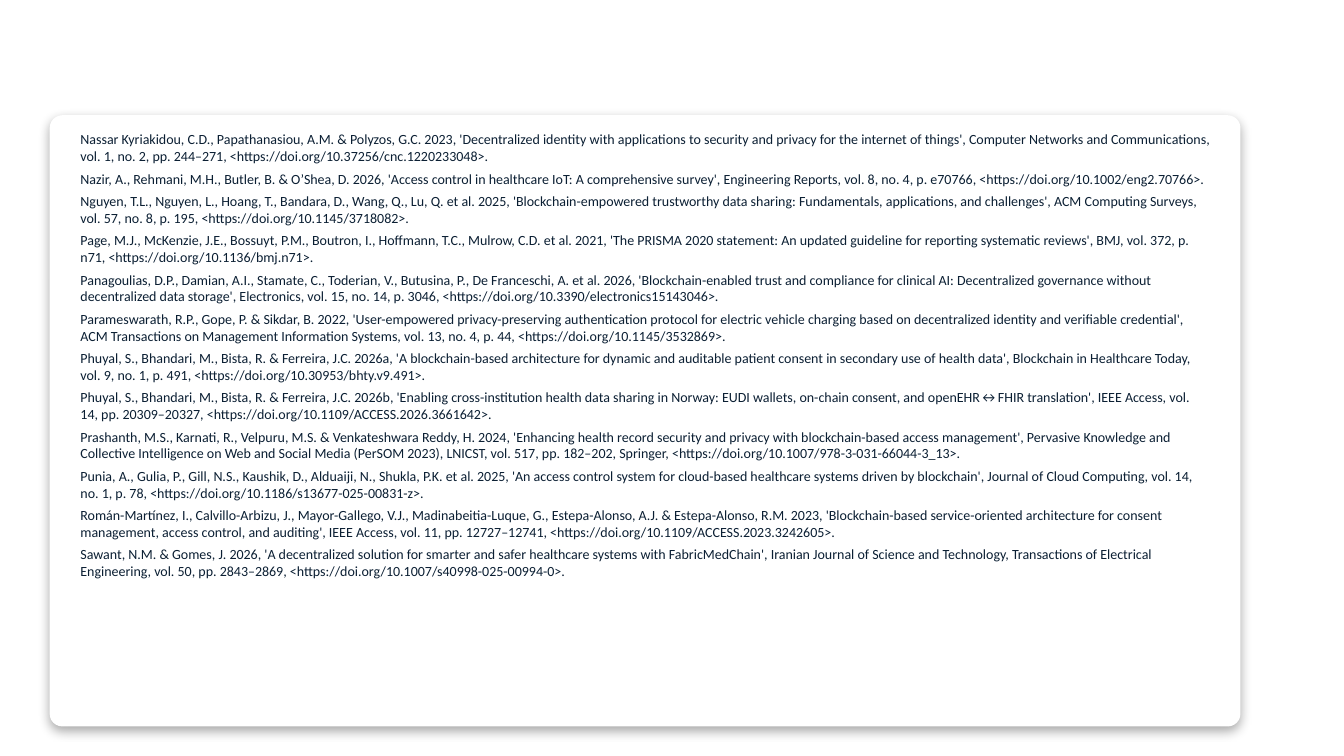
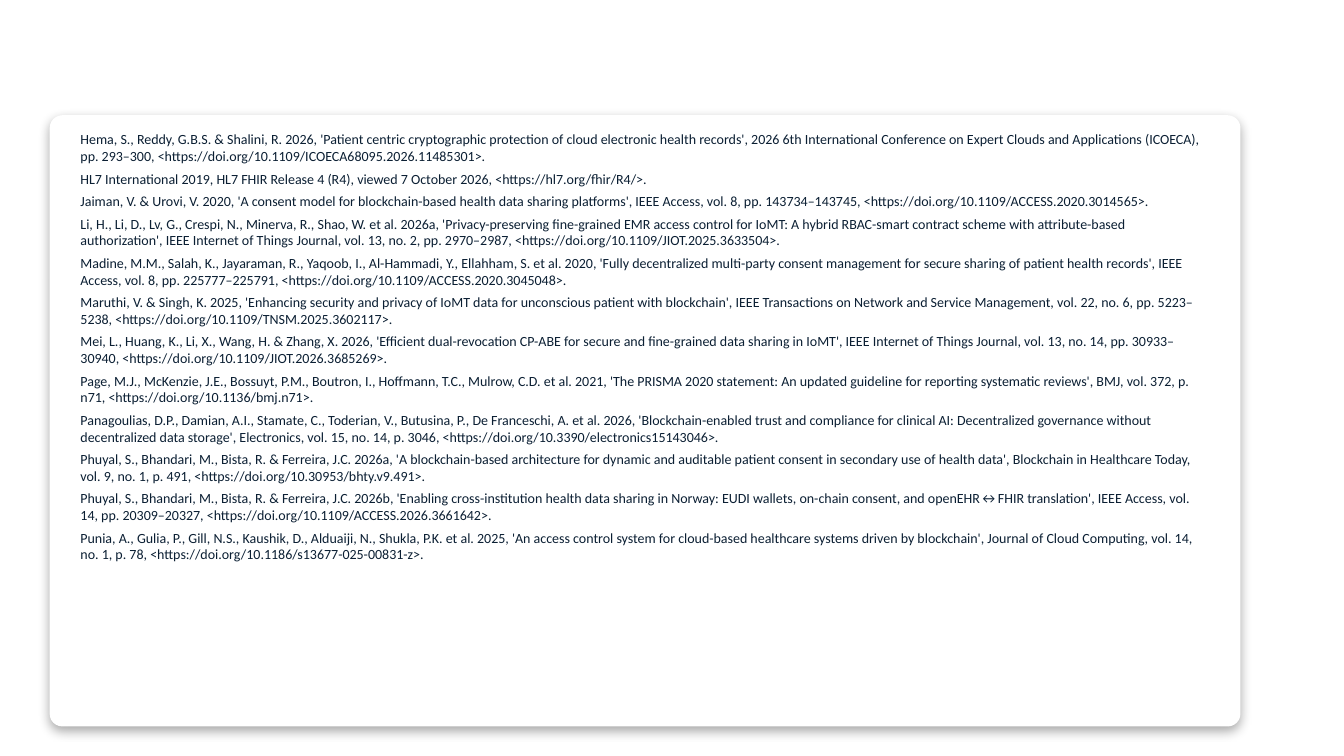
Before and after one commit to yasir12345678900/HealthRWA-Sepolia-Personal-try, a slide deck: slide 40 of docs/Yasir_Candidature_Reassessment_Slides_Simple_YELLOW_changes.pptx (slide 44 before the commit). Drawn at 1344x756 pixels with LibreOffice and Linux fonts; fonts in the diff are those of the drawing; background and template pictures are left out. Boxes give left, top, right and bottom in pixels: in the first picture for what was removed or moved away, otherwise in the second. Text is boxed around its words. In the diff, an @@ line names an element or a change of style, - is before the commit and + after.

```diff
--- a/docs/Yasir_Candidature_Reassessment_Slides_Simple_YELLOW_changes.pptx
+++ b/docs/Yasir_Candidature_Reassessment_Slides_Simple_YELLOW_changes.pptx
@@ text at (80,134,1199,366): text changed @@
-Nassar Kyriakidou, C.D., Papathanasiou, A.M. & Polyzos, G.C. 2023, 'Decentralized identity with applications to security and privacy for the internet of things', Computer Networks and Communications, vol. 1, no. 2, pp. 244–271, <https://doi.org/10.37256/cnc.1220233048>.
-Nazir, A., Rehmani, M.H., Butler, B. & O’Shea, D. 2026, 'Access control in healthcare IoT: A comprehensive survey', Engineering Reports, vol. 8, no. 4, p. e70766, <https://doi.org/10.1002/eng2.70766>.
-Nguyen, T.L., Nguyen, L., Hoang, T., Bandara, D., Wang, Q., Lu, Q. et al. 2025, 'Blockchain-empowered trustworthy data sharing: Fundamentals, applications, and challenges', ACM Computing Surveys, vol. 57, no. 8, p. 195, <https://doi.org/10.1145/3718082>.
+Hema, S., Reddy, G.B.S. & Shalini, R. 2026, 'Patient centric cryptographic protection of cloud electronic health records', 2026 6th International Conference on Expert Clouds and Applications (ICOECA), pp. 293–300, <https://doi.org/10.1109/ICOECA68095.2026.11485301>.
+HL7 International 2019, HL7 FHIR Release 4 (R4), viewed 7 October 2026, <https://hl7.org/fhir/R4/>.
+Jaiman, V. & Urovi, V. 2020, 'A consent model for blockchain-based health data sharing platforms', IEEE Access, vol. 8, pp. 143734–143745, <https://doi.org/10.1109/ACCESS.2020.3014565>.
+Li, H., Li, D., Lv, G., Crespi, N., Minerva, R., Shao, W. et al. 2026a, 'Privacy-preserving fine-grained EMR access control for IoMT: A hybrid RBAC-smart contract scheme with attribute-based authorization', IEEE Internet of Things Journal, vol. 13, no. 2, pp. 2970–2987, <https://doi.org/10.1109/JIOT.2025.3633504>.
+Madine, M.M., Salah, K., Jayaraman, R., Yaqoob, I., Al-Hammadi, Y., Ellahham, S. et al. 2020, 'Fully decentralized multi-party consent management for secure sharing of patient health records', IEEE Access, vol. 8, pp. 225777–225791, <https://doi.org/10.1109/ACCESS.2020.3045048>.
+Maruthi, V. & Singh, K. 2025, 'Enhancing security and privacy of IoMT data for unconscious patient with blockchain', IEEE Transactions on Network and Service Management, vol. 22, no. 6, pp. 5223–5238, <https://doi.org/10.1109/TNSM.2025.3602117>.
+Mei, L., Huang, K., Li, X., Wang, H. & Zhang, X. 2026, 'Efficient dual-revocation CP-ABE for secure and fine-grained data sharing in IoMT', IEEE Internet of Things Journal, vol. 13, no. 14, pp. 30933–30940, <https://doi.org/10.1109/JIOT.2026.3685269>.
@@ text at (80,314,1183,344): paragraph removed @@
-Parameswarath, R.P., Gope, P. & Sikdar, B. 2022, 'User-empowered privacy-preserving authentication protocol for electric vehicle charging based on decentralized identity and verifiable credential', ACM Transactions on Management Information Systems, vol. 13, no. 4, p. 44, <https://doi.org/10.1145/3532869>.
@@ text at (80,432,1170,461): paragraph removed @@
-Prashanth, M.S., Karnati, R., Velpuru, M.S. & Venkateshwara Reddy, H. 2024, 'Enhancing health record security and privacy with blockchain-based access management', Pervasive Knowledge and Collective Intelligence on Web and Social Media (PerSOM 2023), LNICST, vol. 517, pp. 182–202, Springer, <https://doi.org/10.1007/978-3-031-66044-3_13>.
@@ text at (80,510,1162,579): paragraphs removed @@
-Román-Martínez, I., Calvillo-Arbizu, J., Mayor-Gallego, V.J., Madinabeitia-Luque, G., Estepa-Alonso, A.J. & Estepa-Alonso, R.M. 2023, 'Blockchain-based service-oriented architecture for consent management, access control, and auditing', IEEE Access, vol. 11, pp. 12727–12741, <https://doi.org/10.1109/ACCESS.2023.3242605>.
-Sawant, N.M. & Gomes, J. 2026, 'A decentralized solution for smarter and safer healthcare systems with FabricMedChain', Iranian Journal of Science and Technology, Transactions of Electrical Engineering, vol. 50, pp. 2843–2869, <https://doi.org/10.1007/s40998-025-00994-0>.
```
Also in this commit, not shown: 26 other slides changed, 2 slides added, 7 slides removed, 3 other files.
